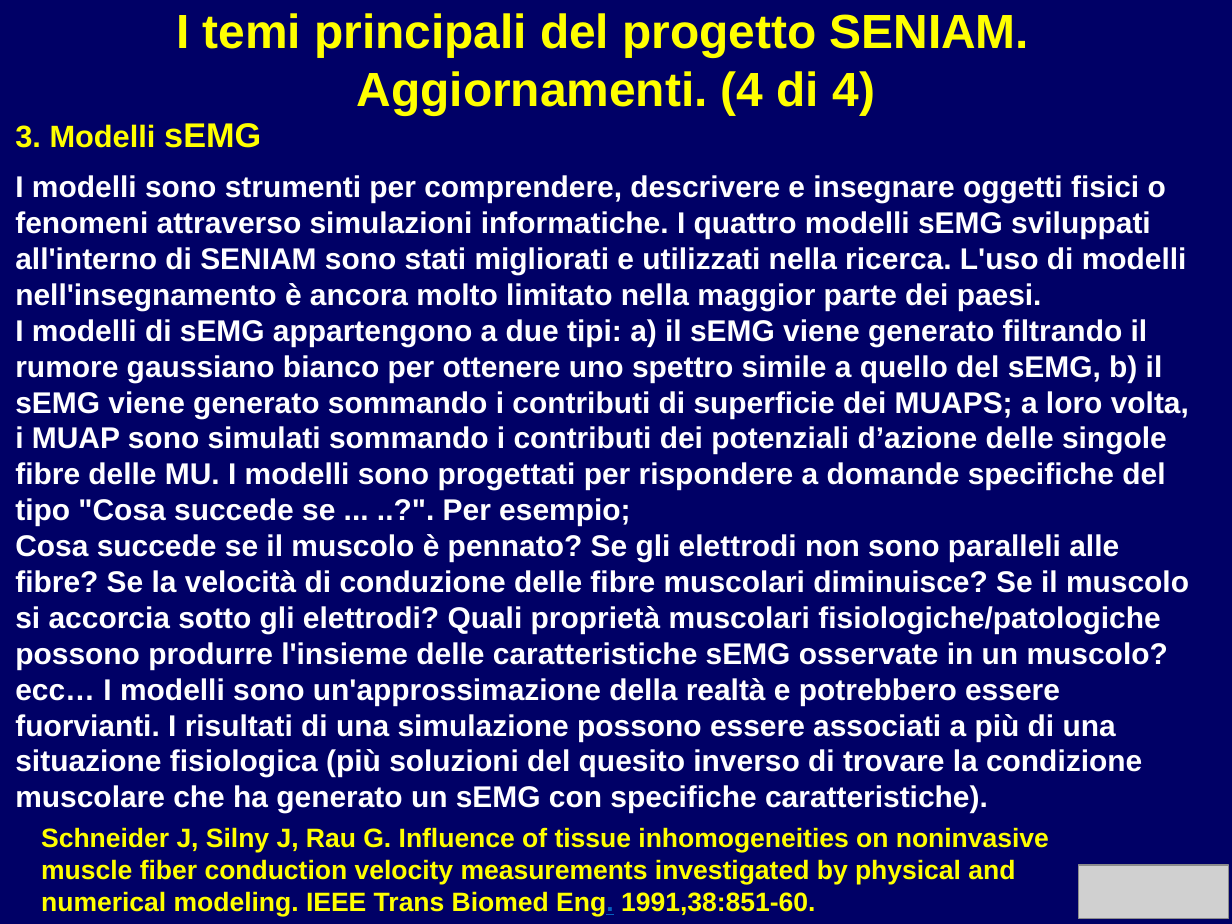
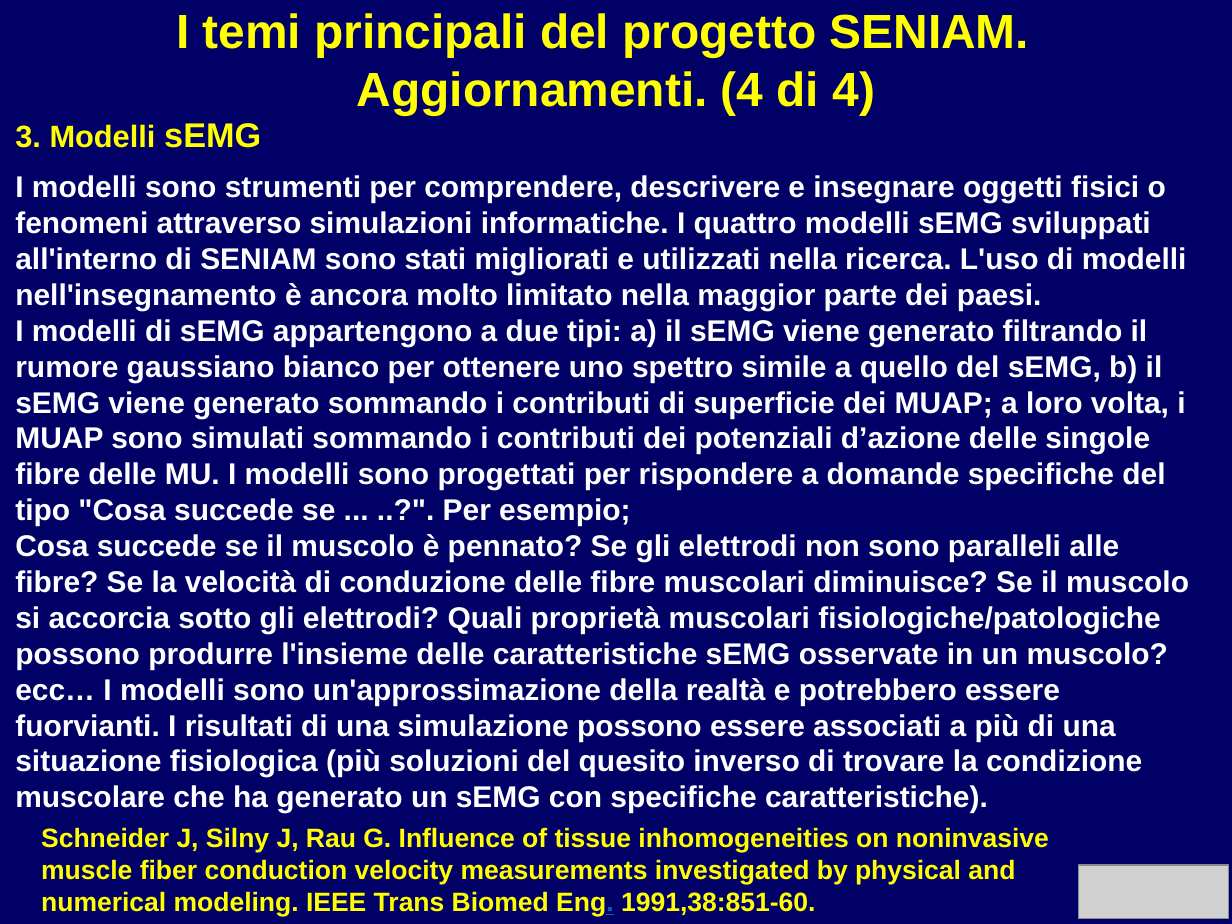
Before and after one commit to rmerletti/rmerletti.github.io, a slide deck: slide 13 of assets/pptx/it_mod08_raccomandazioni_europee.ppsx (slide 12 before the commit). Drawn at 1232x924 pixels with LibreOffice and Linux fonts; fonts in the diff are those of the drawing; grey boxes stand for pictures. Boxes give left, top, right and bottom in pixels: in the first picture for what was removed or moved away, otherwise in the second. Text is boxed around its words. In the diff, an @@ line names an element or a change of style, - is before the commit and + after.

```diff
--- a/assets/pptx/it_mod08_raccomandazioni_europee.ppsx
+++ b/assets/pptx/it_mod08_raccomandazioni_europee.ppsx
@@ text at box(15, 319, 1185, 526): text changed @@
-I modelli di sEMG appartengono a due tipi: a) il sEMG viene generato filtrando il rumore gaussiano bianco per ottenere uno spettro simile a quello del sEMG, b) il sEMG viene generato sommando i contributi di superficie dei MUAPS; a loro volta, i MUAP sono simulati sommando i contributi dei potenziali d’azione delle singole fibre delle MU. I modelli sono progettati per rispondere a domande specifiche del tipo "Cosa succede se ... ..?". Per esempio;
+I modelli di sEMG appartengono a due tipi: a) il sEMG viene generato filtrando il rumore gaussiano bianco per ottenere uno spettro simile a quello del sEMG, b) il sEMG viene generato sommando i contributi di superficie dei MUAP; a loro volta, i MUAP sono simulati sommando i contributi dei potenziali d’azione delle singole fibre delle MU. I modelli sono progettati per rispondere a domande specifiche del tipo "Cosa succede se ... ..?". Per esempio;
```
Also in this commit, not shown: 5 other slides changed, 1 slide added, 8 other files.
